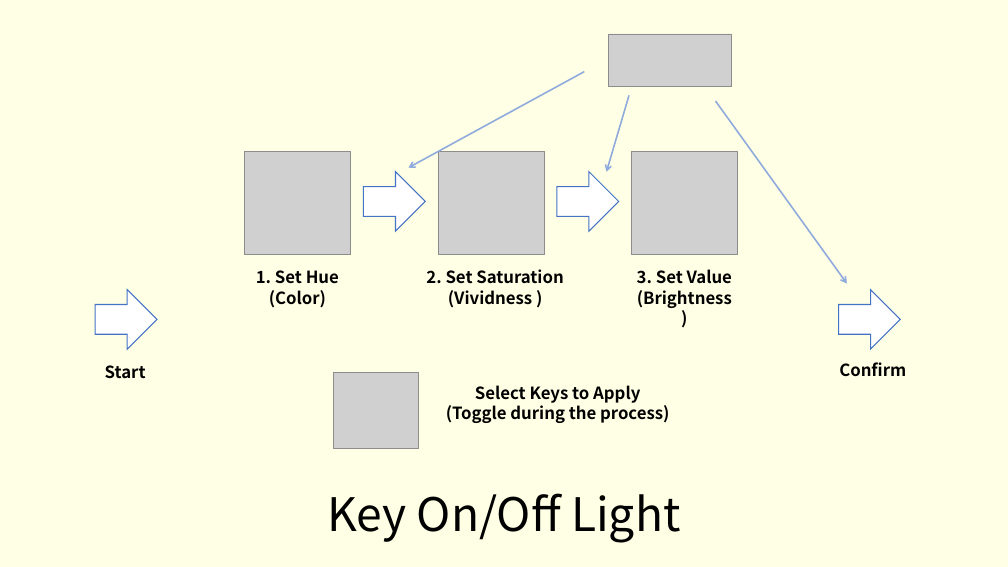
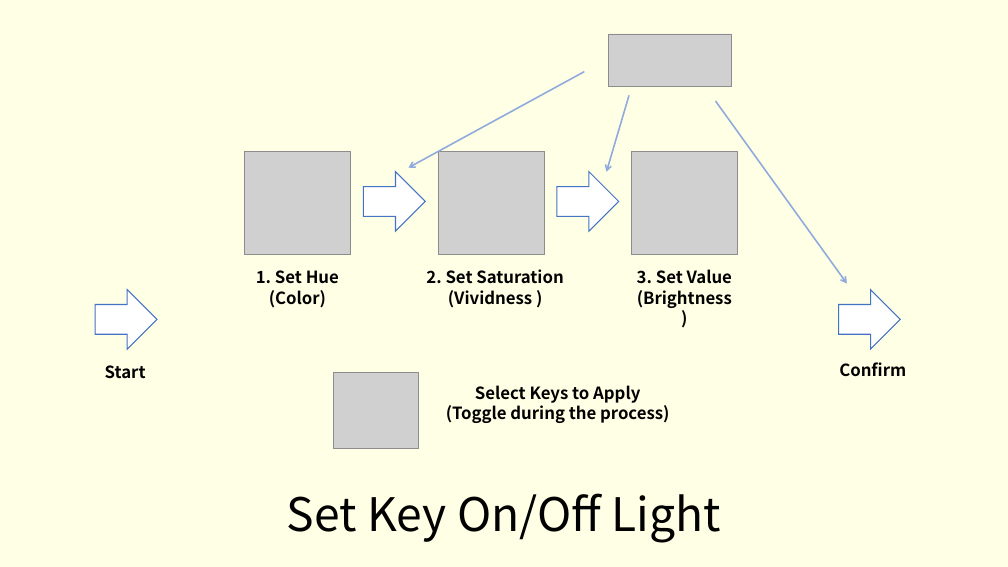
Before and after one commit to whowechina/iidx_pico, a slide deck: slide 6 of doc/IIDX_Pico_Manual.pptx (slide 7 before the commit). Drawn at 1008x567 pixels with LibreOffice and Linux fonts; fonts in the diff are those of the drawing; grey boxes stand for pictures. Boxes give left, top, right and bottom in pixels: in the first picture for what was removed or moved away, otherwise in the second. Text is boxed around its words. In the diff, an @@ line names an element or a change of style, - is before the commit and + after.

```diff
--- a/doc/IIDX_Pico_Manual.pptx
+++ b/doc/IIDX_Pico_Manual.pptx
@@ title at bbox=[287, 493, 720, 543]: text changed @@
-Key On/Off Light
+Set Key On/Off Light
```
Also in this commit, not shown: 9 other slides changed, 10 slides added, 1 slide removed.
